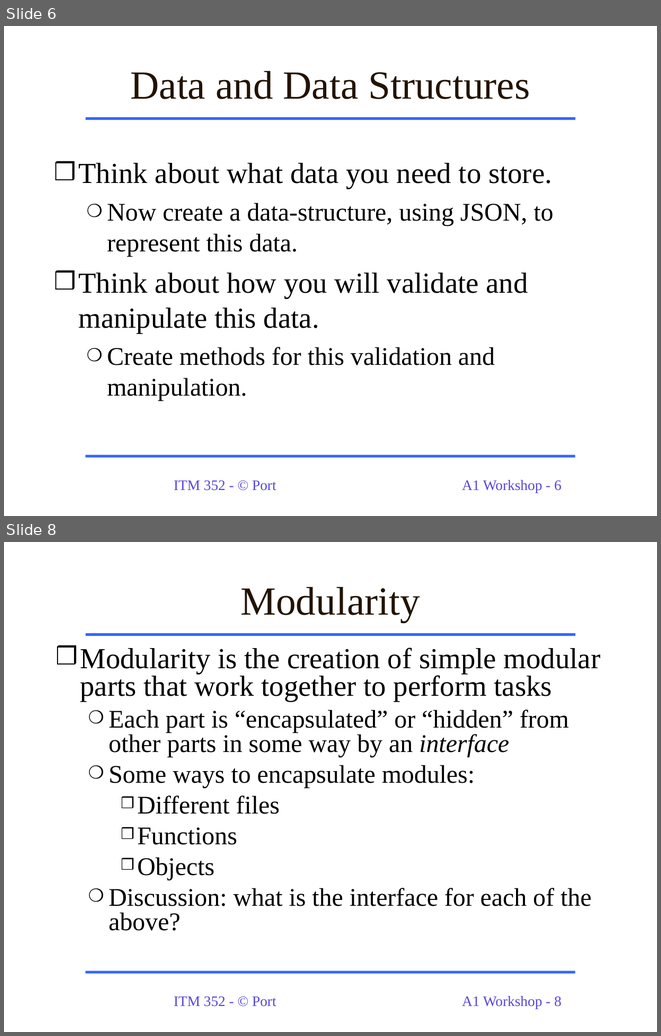
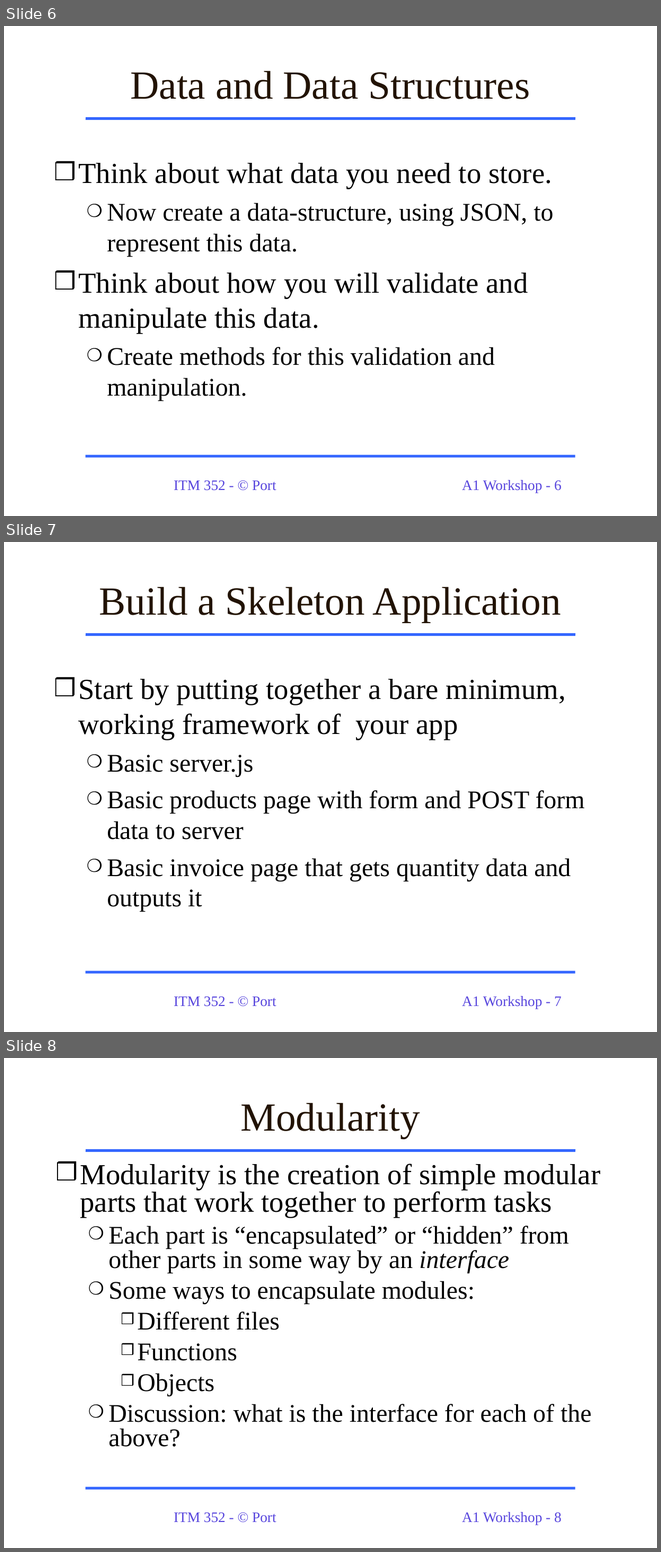
Before and after one commit to dport96/ITM352, a slide deck: morea/130.Assignment1/A1_Workshop_ITM352.ppt. Shown one above the other, each under a label of ours: slides 6 and 8 before the commit, slides 6, 7 and 8 after it; the slides between them are not shown. The pictures are 661x1036 and 661x1552 pixels, drawn with LibreOffice and Linux fonts; fonts in the diff are those of the drawing. Boxes give left, top, right and bottom in pixels: in the first picture for what was removed or moved away, otherwise in the second. Text is boxed around its words. In the diff, an @@ line names an element or a change of style, - is before the commit and + after.

```diff
--- a/morea/130.Assignment1/A1_Workshop_ITM352.ppt
+++ b/morea/130.Assignment1/A1_Workshop_ITM352.ppt
@@ slide 7 added at bbox=[4, 542, 657, 1032], background #FFFFFF; not listed: 4 template elements that a slide beside it also shows @@
@@ title added at bbox=[99, 587, 561, 623], 44 pt, text #221304 @@
+Build a Skeleton Application
@@ text added at bbox=[78, 679, 585, 911], 28 pt, text #000000 @@
+❒ Start by putting together a bare minimum, working framework of your app
+  ❍ Basic server.js
+  ❍ Basic products page with form and POST form data to server
+  ❍ Basic invoice page that gets quantity data and outputs it
```
Also in this commit, not shown: 5 slides changed, 1 slide removed, 1 other file.
